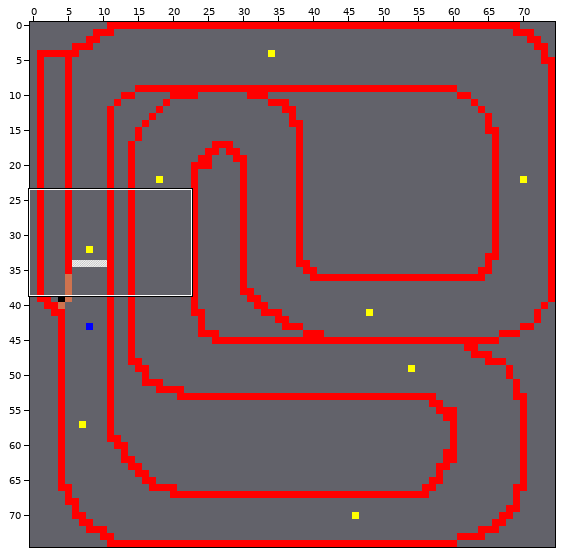
Two states of a Tiled map, MegaCarGame code/Game/data/maps/map3.tmx. The picture above shows the old version from afar; the outline marks the close-up.
Close-up. As it was:
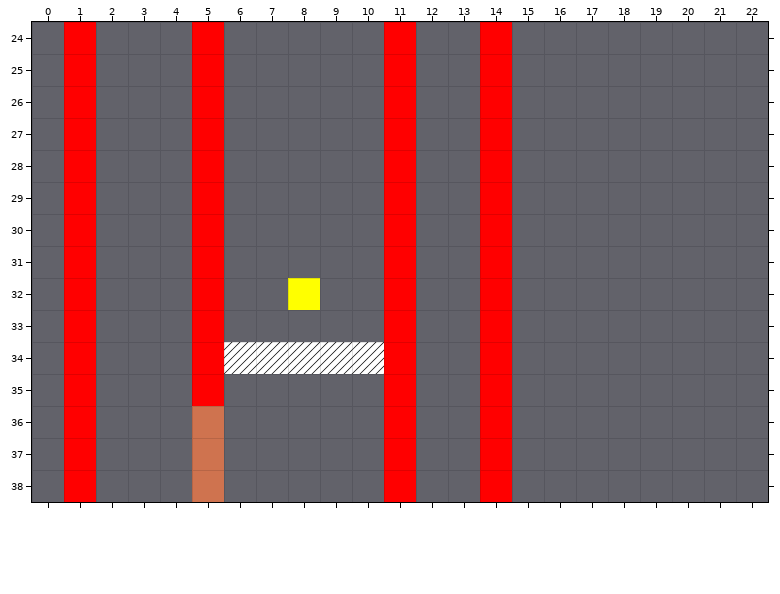
Cells are 32x32 px. Shown: x 0..22, y 24..38.
The same view after the edit:
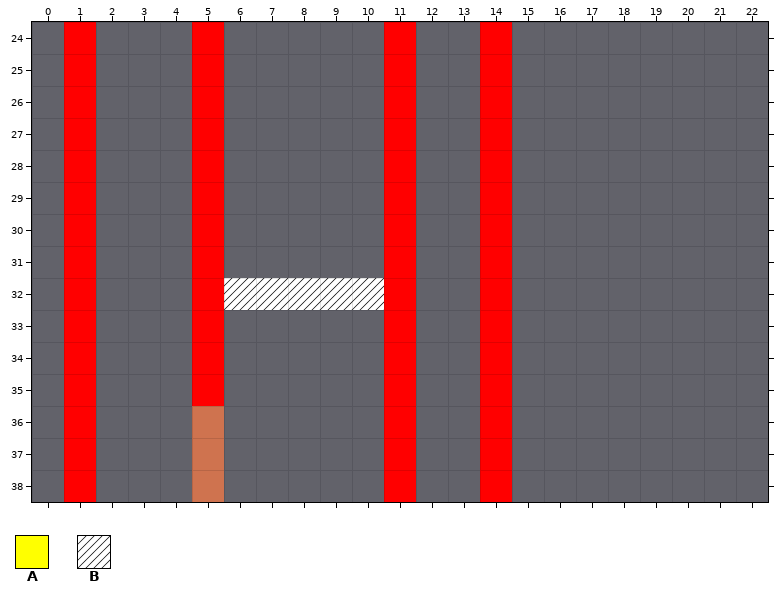
Key: from "Tileset": A 1, B 8.
_ is an empty cell.
What changed:
Layer "Capa de Patrones 1":
Tile B replaces tile A in row 32 at x 8.
Tile B is added in row 32 at x 6 to 7 and 9 to 10.
The author cleared tile B in row 34 at x 6 to 10.
